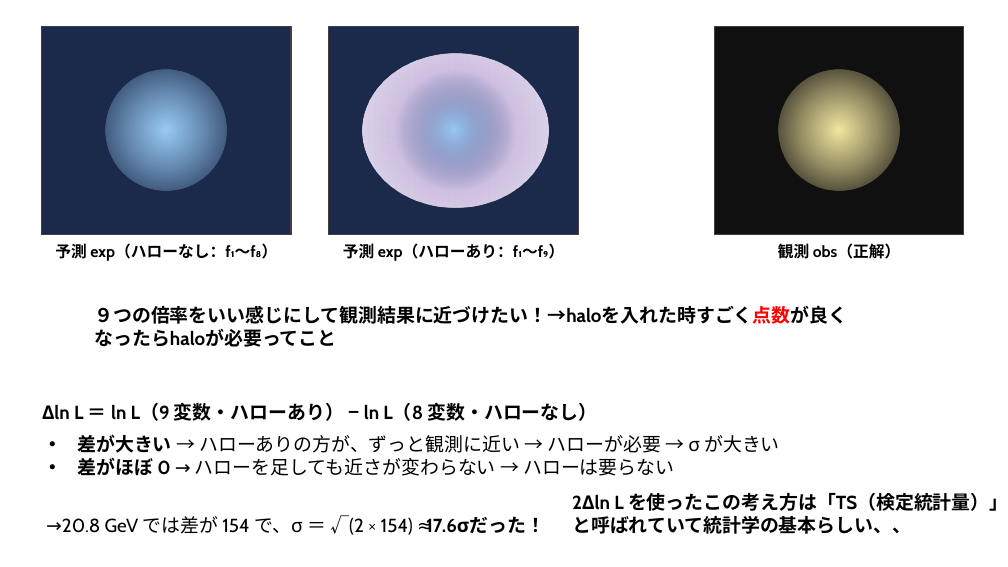
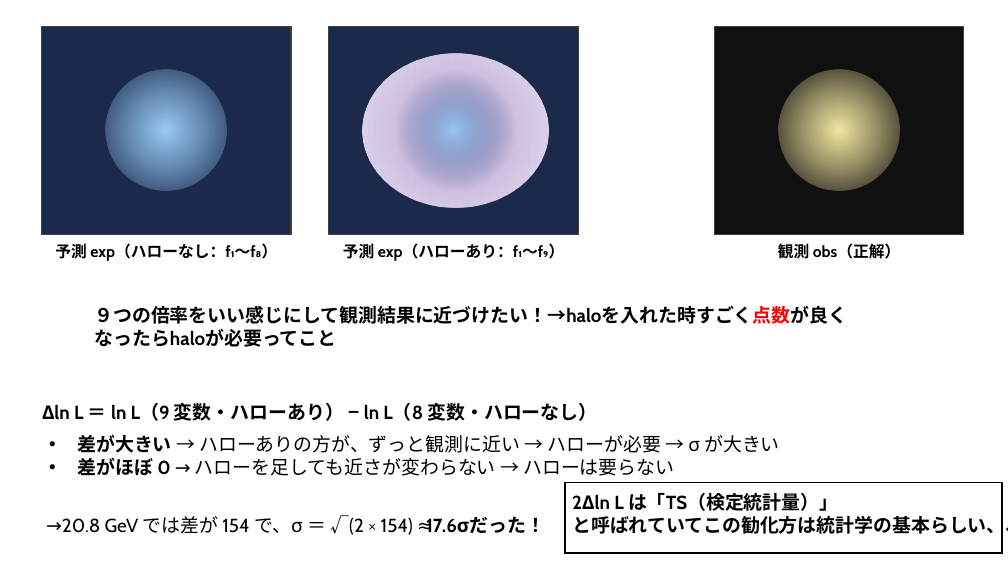
Before and after one commit to Mikann20041029/darkmatter-slides, a slide deck: slide 8 of slides/2026-10-03_研究進捗報告_claude_夕方版.pptx. Drawn at 1008x567 pixels with LibreOffice and Linux fonts; fonts in the diff are those of the drawing. Boxes give left, top, right and bottom in pixels: in the first picture for what was removed or moved away, otherwise in the second. Text is boxed around its words. In the diff, an @@ line names an element or a change of style, - is before the commit and + after.

Commit message:
slides: 本人の編集版を更新 (10-05 14:15)

```diff
--- a/slides/2026-10-03_研究進捗報告_claude_夕方版.pptx
+++ b/slides/2026-10-03_研究進捗報告_claude_夕方版.pptx
@@ rectangle added at [565,482,1002,553], outline #000000 1.5 pt @@
@@ text at [572,493,1008,537]: text changed @@
-2Δln L を使ったこの考え方は「TS（検定統計量）」
-と呼ばれていて統計学の基本らしい、、
+2Δln L は「TS（検定統計量）」
+と呼ばれていてこの勧化方は統計学の基本らしい、、
```
